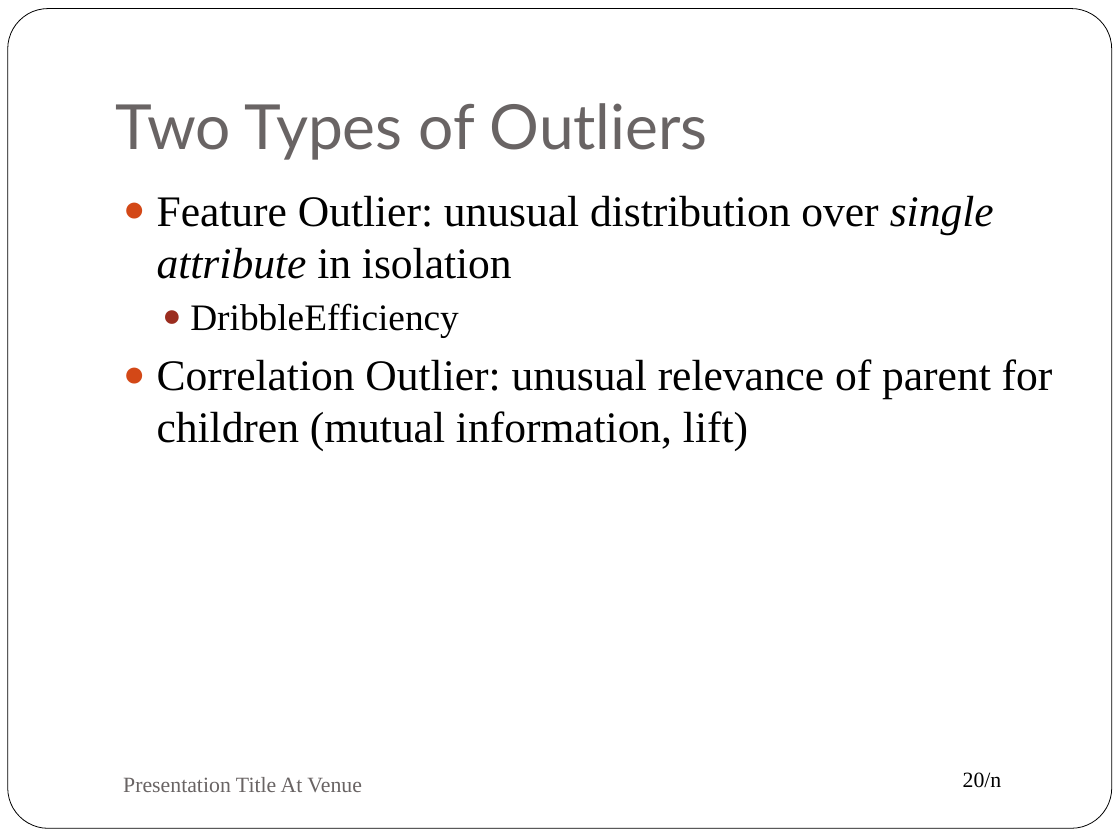
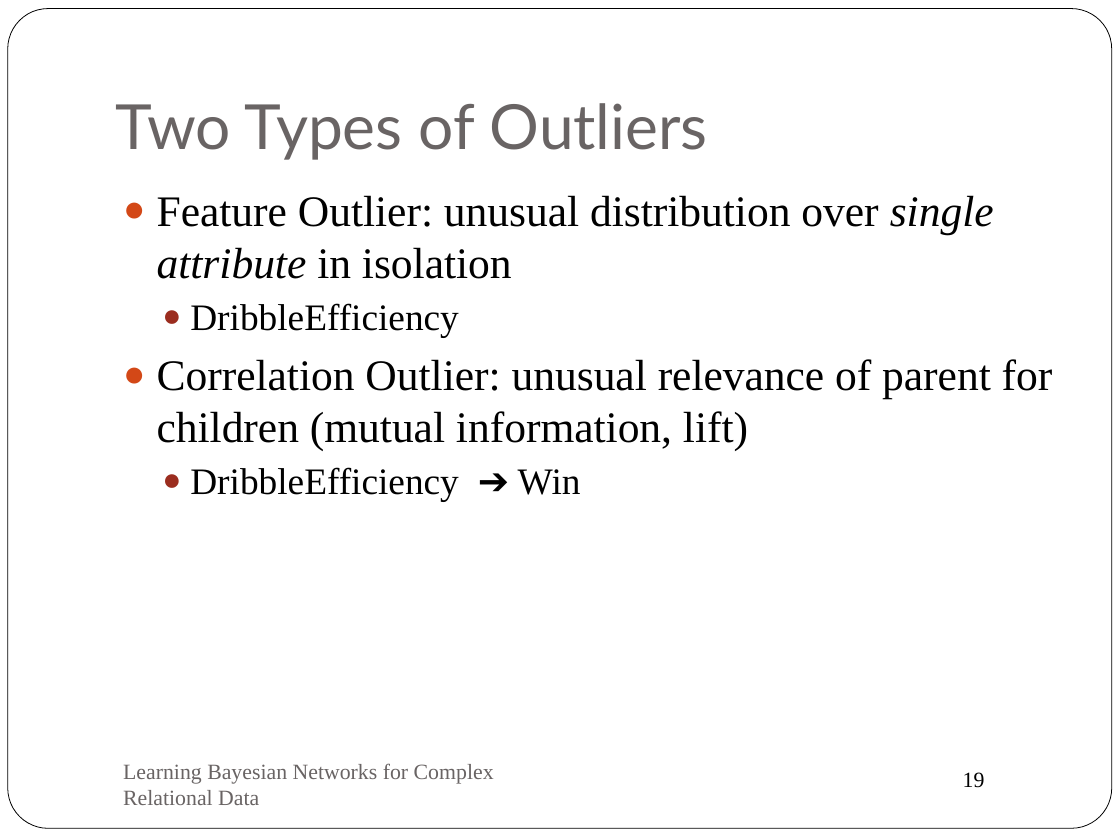
Before and after one commit to oschulte/srl-tutorial-slides, a slide deck: slide 19 of ch6-anomaly.pptx (slide 20 before the commit). Drawn at 1120x840 pixels with LibreOffice and Linux fonts; fonts in the diff are those of the drawing. Boxes give left, top, right and bottom in pixels: in the first picture for what was removed or moved away, otherwise in the second. Text is boxed around its words. In the diff, an @@ line names an element or a change of style, - is before the commit and + after.

```diff
--- a/ch6-anomaly.pptx
+++ b/ch6-anomaly.pptx
@@ text at [190,467,581,502]: paragraph added @@
+  ● DribbleEfficiency ➔ Win
@@ text at [123,763,494,805]: text changed @@
-Presentation Title At Venue
+Learning Bayesian Networks for Complex Relational Data
@@ page number at [963,772,985,788]: text changed @@
-20/n
+19
```
Also in this commit, not shown: 19 other slides changed, 2 slides added, 4 slides removed.
